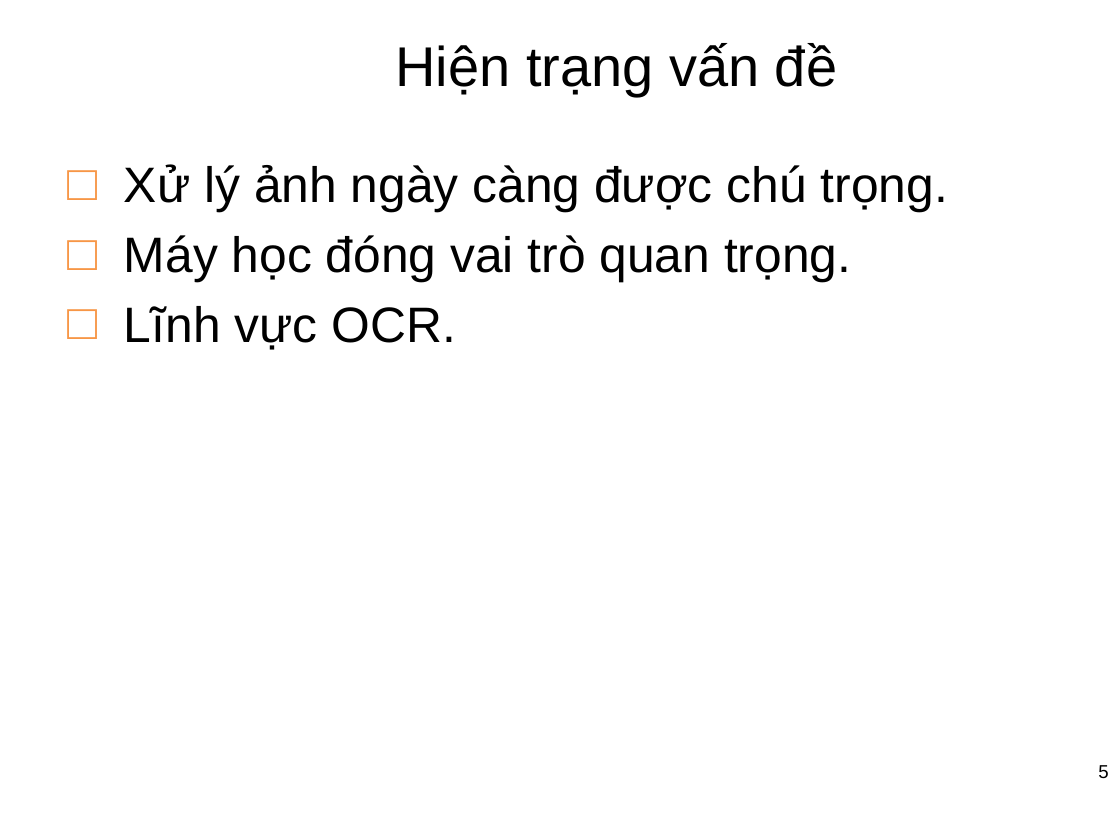
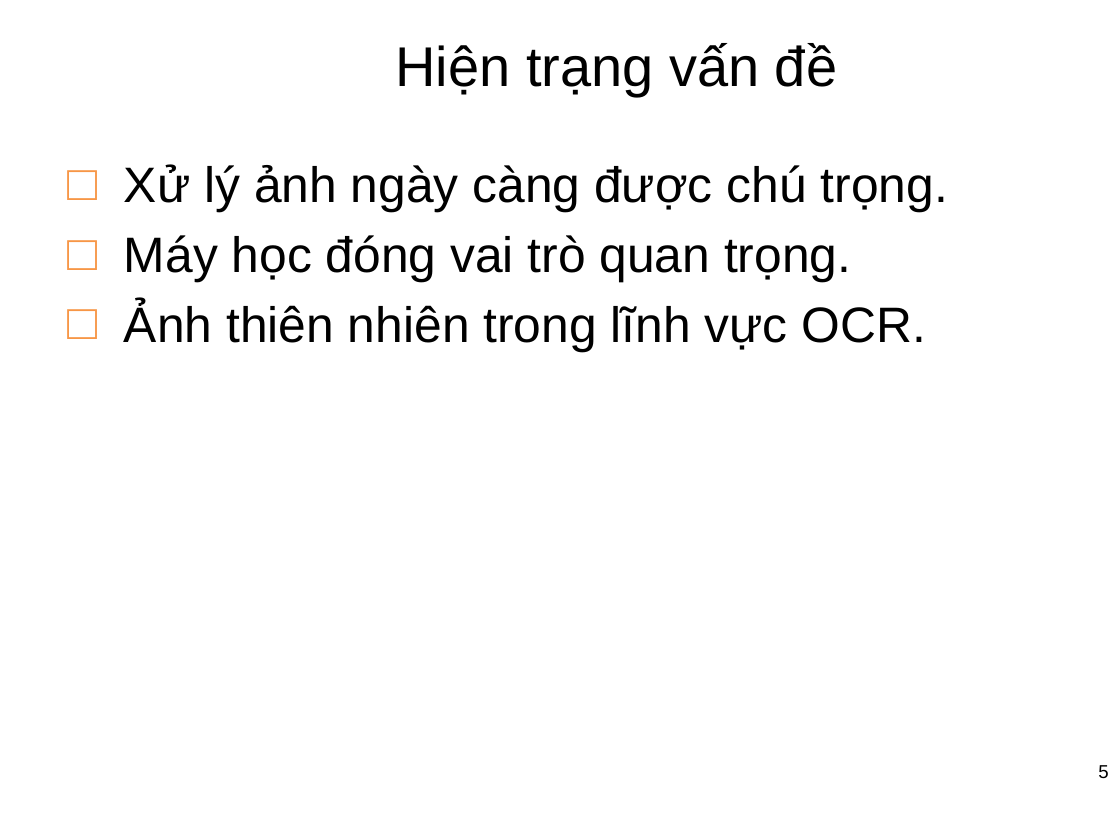
Before and after one commit to hmchuong/ComputerVision-Python-EnglishTextRecognitionInNaturalScenes, a slide deck: slide 5 of report/Slide.pptx. Drawn at 1120x840 pixels with LibreOffice and Linux fonts; fonts in the diff are those of the drawing; background and template pictures are left out. Boxes give left, top, right and bottom in pixels: in the first picture for what was removed or moved away, otherwise in the second. Text is boxed around its words. In the diff, an @@ line names an element or a change of style, - is before the commit and + after.

```diff
--- a/report/Slide.pptx
+++ b/report/Slide.pptx
@@ text at (x1=124, y1=302, x2=926, y2=352): text changed @@
-□ Lĩnh vực OCR.
+□ Ảnh thiên nhiên trong lĩnh vực OCR.
```
Also in this commit, not shown: 3 other slides changed, 1 slide added.
